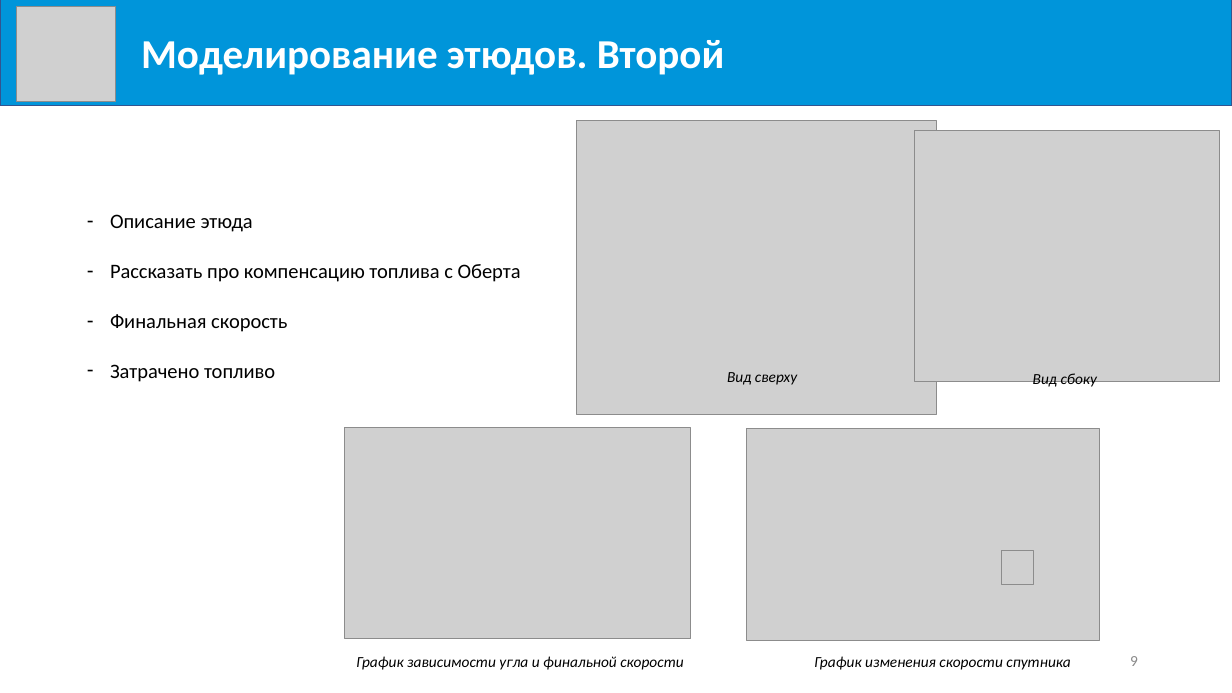
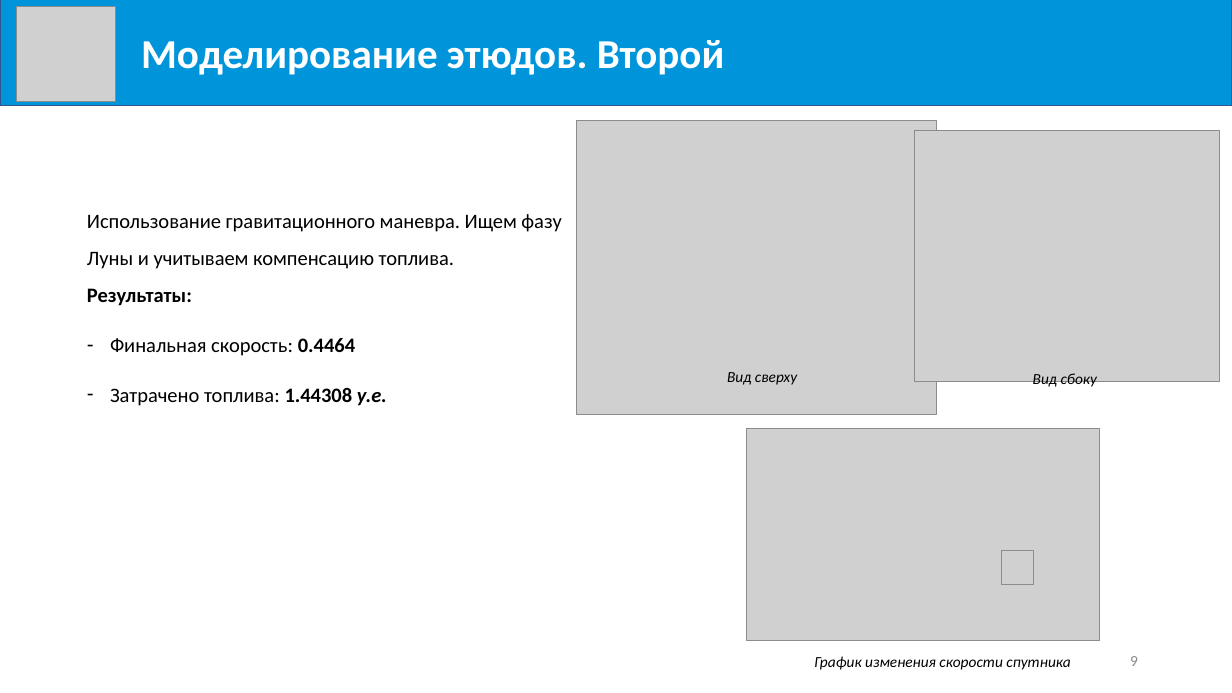
Before and after one commit to Milirik/diploma, a slide deck: slide 9 of Mikheev-K_V.pptx. Drawn at 1232x693 pixels with LibreOffice and Linux fonts; fonts in the diff are those of the drawing; grey boxes stand for pictures. Boxes give left, top, right and bottom in pixels: in the first picture for what was removed or moved away, otherwise in the second. Text is boxed around its words. In the diff, an @@ line names an element or a change of style, - is before the commit and + after.

```diff
--- a/Mikheev-K_V.pptx
+++ b/Mikheev-K_V.pptx
@@ text at (87, 214, 561, 406): text changed @@
-– Описание этюда
-– Рассказать про компенсацию топлива с Оберта
-– Финальная скорость
-– Затрачено топливо
+Использование гравитационного маневра. Ищем фазу Луны и учитываем компенсацию топлива.
+Результаты:
+– Финальная скорость: 0.4464
+– Затрачено топлива: 1.44308 у.е.
@@ picture removed at (345, 428, 690, 639) @@
@@ text removed at (356, 656, 684, 670) @@
-График зависимости угла и финальной скорости
```
Also in this commit, not shown: 6 other slides changed, 1 other file.
